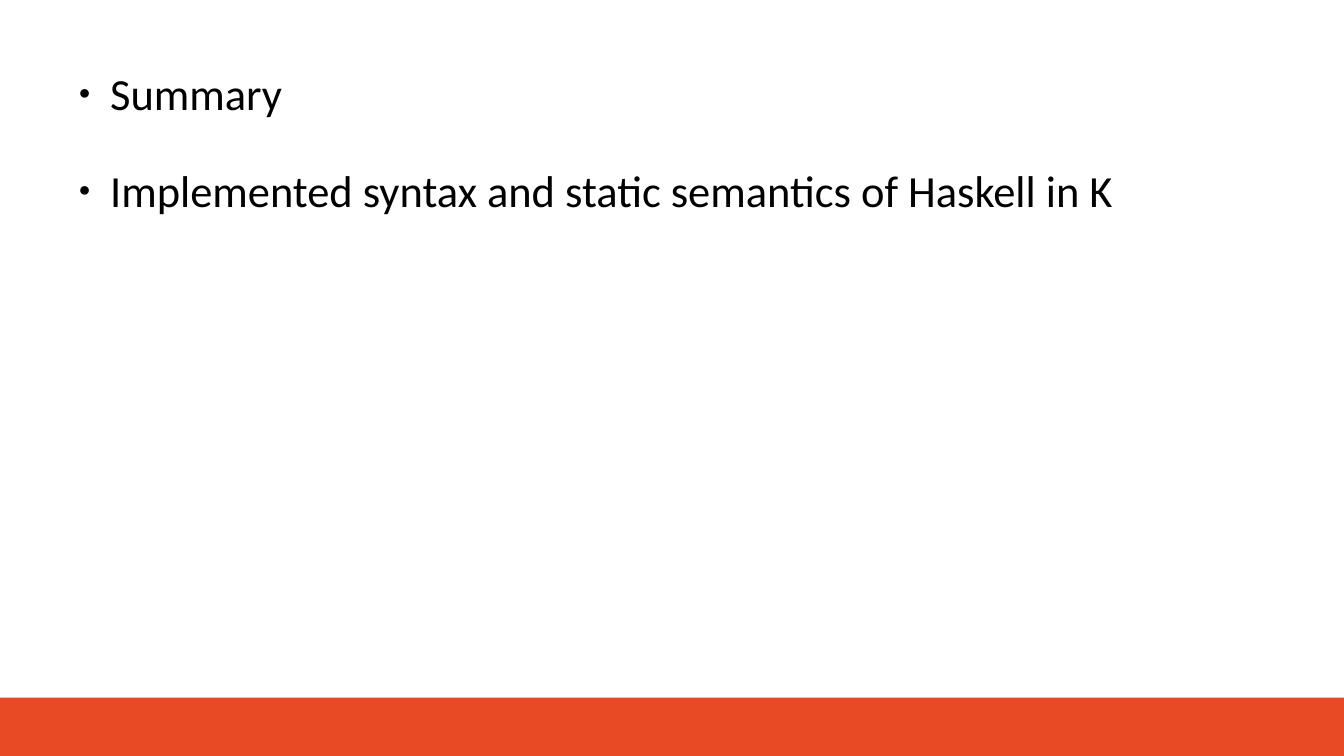
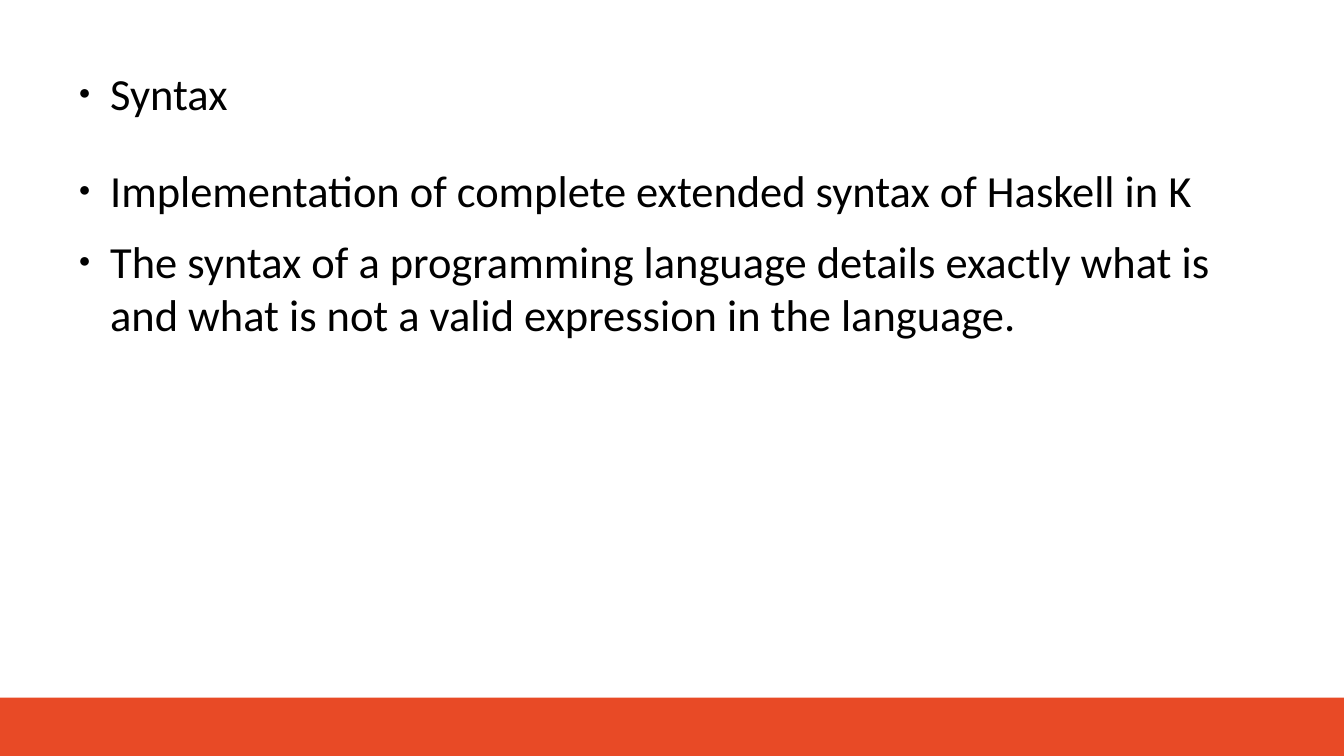
Before and after one commit to brrmorre/SeniorThesis, a slide deck: slide 6 of presentation/presentation.odp. Drawn at 1344x756 pixels with LibreOffice and Linux fonts; fonts in the diff are those of the drawing; background and template pictures are left out. Boxes give left, top, right and bottom in pixels: in the first picture for what was removed or moved away, otherwise in the second. Text is boxed around its words. In the diff, an @@ line names an element or a change of style, - is before the commit and + after.

```diff
--- a/presentation/presentation.odp
+++ b/presentation/presentation.odp
@@ text at box(110, 81, 227, 118): text changed @@
-● Summary
+● Syntax
@@ text at box(110, 176, 1210, 339): text changed @@
-● Implemented syntax and static semantics of Haskell in K
+● Implementation of complete extended syntax of Haskell in K
+● The syntax of a programming language details exactly what is and what is not a valid expression in the language.
```
Also in this commit, not shown: 3 other slides changed, 4 slides added, 1 slide removed, 1 other file.
